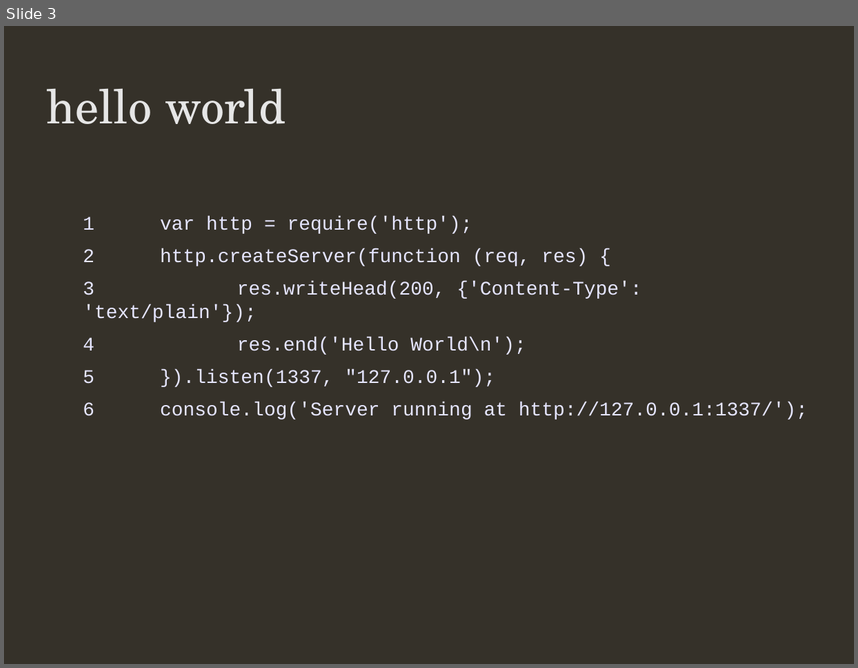
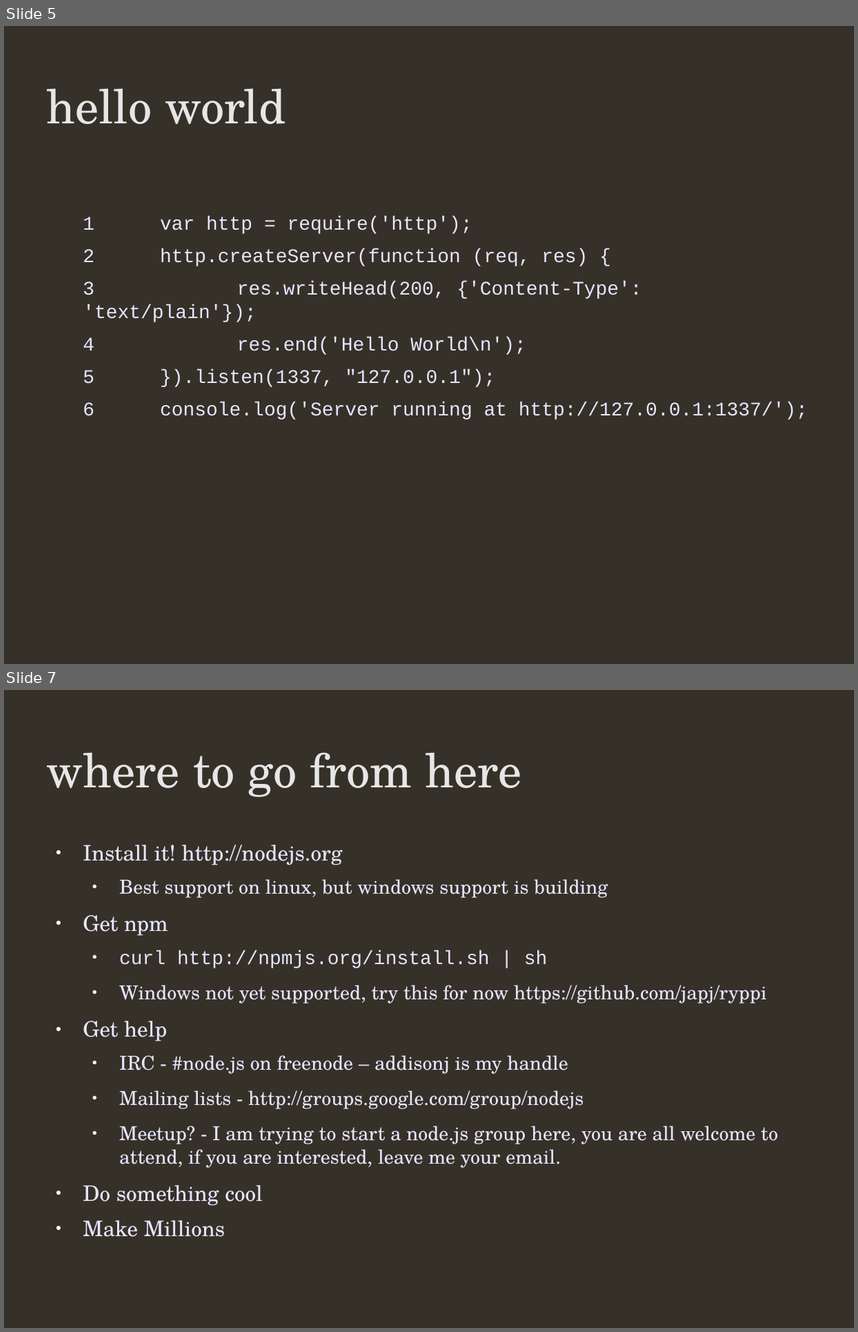
Before and after one commit to addisonj/presentation, a slide deck: presentationShort.odp. Shown one above the other, each under a label of ours: slide 3 before the commit, slides 5 and 7 after it; the slides between them are not shown. The pictures are 858x668 and 858x1332 pixels, drawn with LibreOffice and Linux fonts; fonts in the diff are those of the drawing; background and template pictures are left out. Boxes give left, top, right and bottom in pixels: in the first picture for what was removed or moved away, otherwise in the second. Text is boxed around its words. In the diff, an @@ line names an element or a change of style, - is before the commit and + after.

```diff
--- a/presentationShort.odp
+++ b/presentationShort.odp
@@ slide 7 added at [4, 690, 854, 1328], background #353129 @@
@@ title added at [47, 752, 522, 797], 44 pt, text #E6E6E6 @@
+where to go from here
@@ text added at [83, 845, 778, 1236], 18 pt, text #E6E6FF @@
+● Install it! http://nodejs.org
+  ● Best support on linux, but windows support is building
+● Get npm
+  ● curl http://npmjs.org/install.sh | sh
+  ● Windows not yet supported, try this for now https://github.com/japj/ryppi
+● Get help
+  ● IRC - #node.js on freenode – addisonj is my handle
+  ● Mailing lists - http://groups.google.com/group/nodejs
+  ● Meetup? - I am trying to start a node.js group here, you are all welcome to attend, if you are interested, leave me your email.
+● Do something cool
+● Make Millions
@@ what was slide 3 is now slide 5 @@
```
Also in this commit, not shown: 1 slide changed, 3 other slides added, 3 other files.
